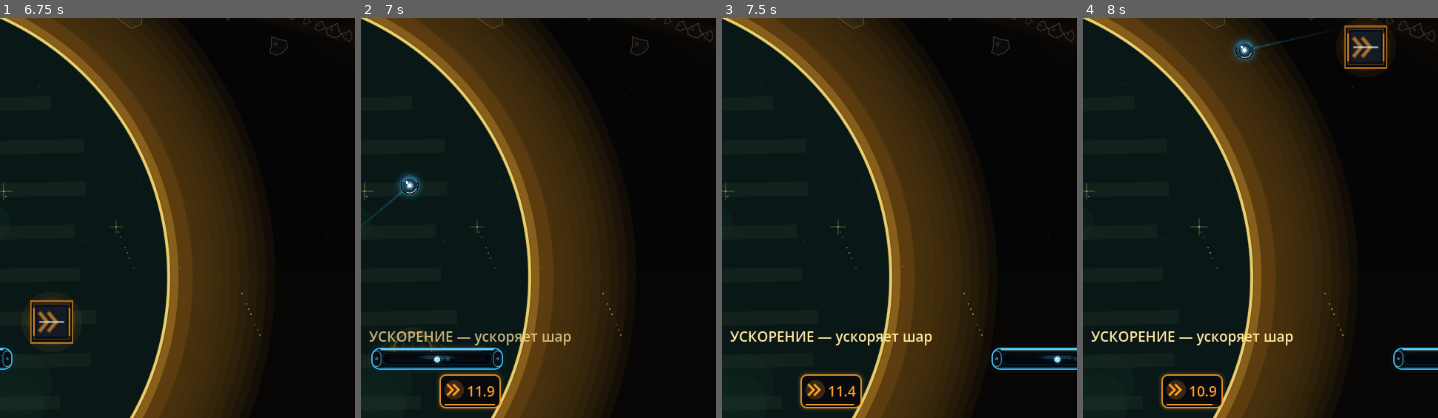
Above: before the commit, frames 1-4 (left to right).
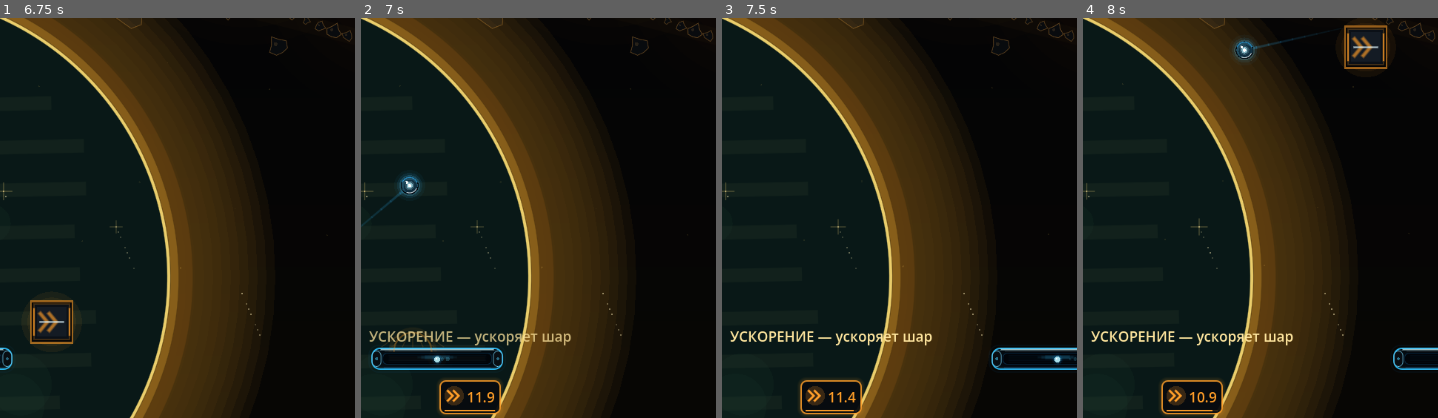
Above: after the commit, the same moments.

Repository: Ardarik421/arkanoid
Game: Godot game, scene res://scenes/main_menu.tscn
Two runs of this game, one before a commit and one after it. Both use one fixed random seed, a clock stepped at 60 frames per second and the inputs below.
Inputs (mouse positions are % of the whole screen's width and height, from its top left):
- Up to frame 1 (6.75 s): click "НОВАЯ ИГРА" at 0.5 s; tap Enter at 1.25 s; move the mouse to (72, 45) at 1.27 s; hold D (move_right) 1.28-2.03 s; tap Space (launch_ball) every 0.75 s from 1.35 to 6.6 s; click (72, 45) at 1.42 s; move the mouse to (30, 55) at 2.02 s; hold A (move_left) 2.03-2.78 s; move the mouse to (60, 28) at 2.77 s; hold D (move_right) 2.78-4.28 s; move the mouse to (45, 70) at 3.52 s; click (45, 70) at 3.67 s; move the mouse to (80, 65) at 4.27 s; hold A (move_left) 4.28-6.53 s; move the mouse to (20, 35) at 5.02 s; move the mouse to (55, 50) at 5.77 s; click (55, 50) at 5.92 s; move the mouse to (35, 25) at 6.52 s; hold D (move_right) from 6.53 s (still down)
- Up to frame 2 (7 s): keep holding D (move_right)
- Up to frame 3 (7.5 s): keep holding D (move_right); move the mouse to (72, 45) at 7.27 s; tap Space (launch_ball) at 7.35 s
- Up to frame 4 (8 s): keep holding D (move_right)
The pictures show only the part of the screen within x 35-85%, y 50-100%; the shares and areas given below are measured in that part.

Frame 1 is identical in both runs. In frame 2, 1.1% of the frame differs, in the area x 21-40%, y 88-100%; in frame 3, 1.1%; in frame 4, 1.1%.

Commit message:
Move bonus timers to bottom edge

Diff:
--- a/scenes/main.gd
+++ b/scenes/main.gd
@@ -177,7 +177,7 @@
 const LANDSCAPE_SHIELD_BOTTOM_MARGIN: float = 58.0
 const EFFECTS_BELOW_PADDLE_GAP: float = 9.0
 const PADDLE_HALF_HEIGHT: float = 12.0
-const EFFECTS_BOTTOM_MARGIN: float = 12.0
+const EFFECTS_BOTTOM_MARGIN: float = 5.0
 const PORTRAIT_GRID_ROWS: int = 10
 const PORTRAIT_GRID_COLUMNS: int = 11
 const LANDSCAPE_GRID_ROWS: int = 8
@@ -302,13 +302,10 @@
 	shield_shape.size.x = arena_size.x - WALL_THICKNESS
 	$Shield/ShieldVisual.set_shield_width(arena_size.x - WALL_THICKNESS)
 
-	# Keep the effect cards below the paddle with symmetric breathing room:
-	# paddle -> cards == cards -> bottom edge whenever the layout has enough room.
+	# Test the effect cards as a bottom HUD: keep them 5 px above the screen edge
+	# in both portrait and landscape modes.
 	var effects_height := maxf($EffectsUI.size.y, $EffectsUI.get_combined_minimum_size().y)
 	var effects_y := arena_size.y - EFFECTS_BOTTOM_MARGIN - effects_height
-	var below_paddle_y := paddle_y + PADDLE_HALF_HEIGHT + EFFECTS_BELOW_PADDLE_GAP
-	if below_paddle_y + effects_height + EFFECTS_BOTTOM_MARGIN <= arena_size.y:
-		effects_y = below_paddle_y
 	$EffectsUI.position = Vector2(
 		center_x - $EffectsUI.size.x * 0.5,
 		effects_y
